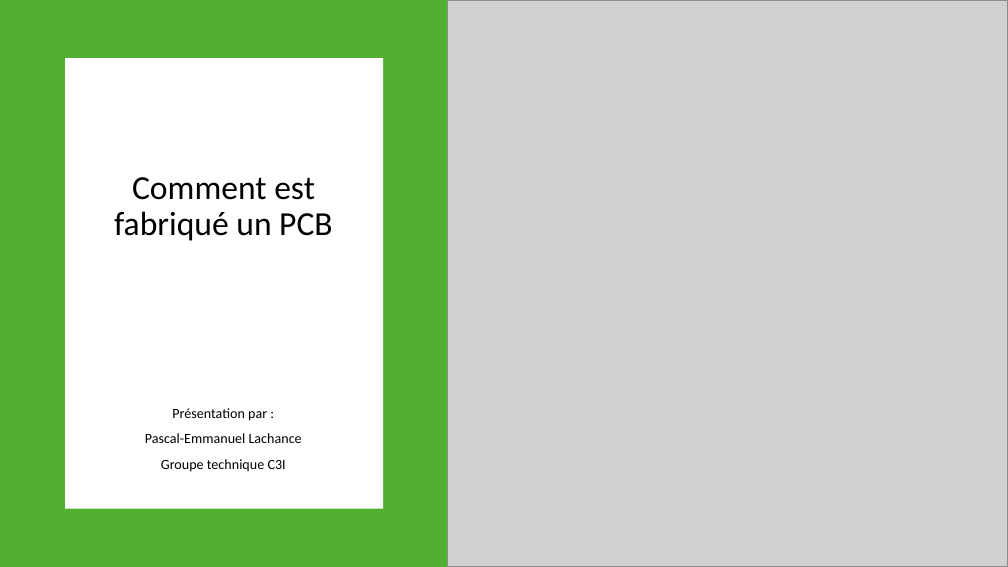
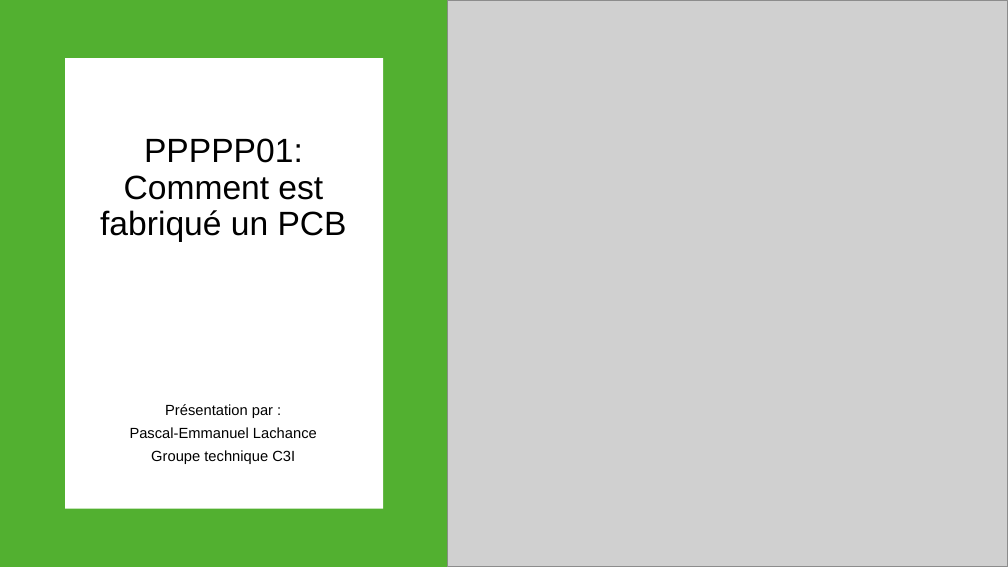
Before and after one commit to Raesangur/PPPPP, a slide deck: slide 1 of 01 - Comment est fabriqué un PCB/PPPPP 01 - Comment est fabriqué un PCB.pptx. Drawn at 1008x567 pixels with LibreOffice and Linux fonts; fonts in the diff are those of the drawing; grey boxes stand for pictures. Boxes give left, top, right and bottom in pixels: in the first picture for what was removed or moved away, otherwise in the second. Text is boxed around its words. In the diff, an @@ line names an element or a change of style, - is before the commit and + after.

```diff
--- a/01 - Comment est fabriqué un PCB/PPPPP 01 - Comment est fabriqué un PCB.pptx
+++ b/01 - Comment est fabriqué un PCB/PPPPP 01 - Comment est fabriqué un PCB.pptx
@@ rectangle at (0, 0, 447, 567): fill #52B031 to #52B030 @@
@@ text at (144, 138, 303, 163): paragraph added @@
+PPPPP01:
@@ text at (100, 175, 347, 242): font Calibri to Arial in "Comment est fabriqué un PCB" @@
@@ text "Présentation par :" at (130, 404, 317, 464): size 13.4 to 14 pt, font Calibri to Arial; line spacing 0.9 to 0.7; less space between paragraphs @@
```
Also in this commit, not shown: 8 other slides changed, 4 slides added, 5 other files.
